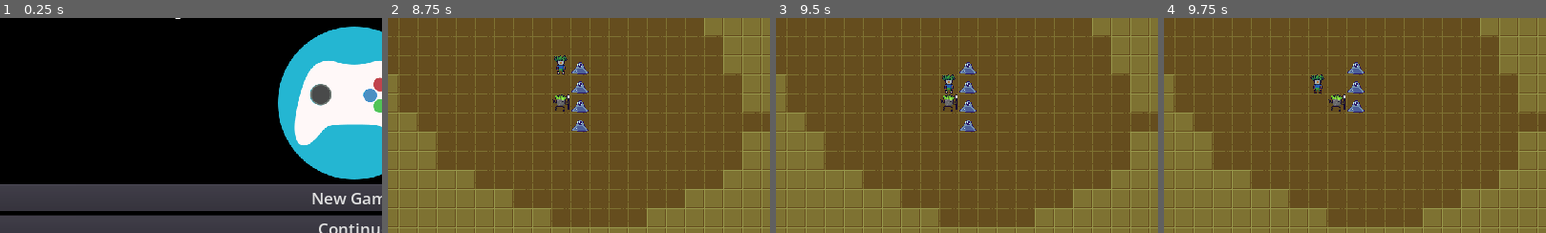
Above: before the commit, frames 1-4 (left to right).
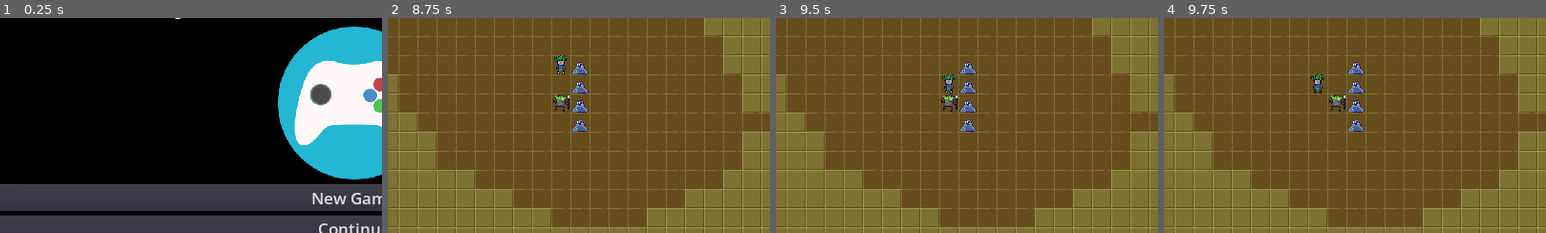
Above: after the commit, the same moments.

Repository: deengames-prototypes/github-game-off-2022
Game: Godot game, scene res://contexts/pregame/scenes/GameLoaderScene.tscn
Two runs of this game, one before a commit and one after it. Both use one fixed random seed, a clock stepped at 60 frames per second and the inputs below.
Inputs:
- Up to frame 1 (0.25 s): no input
- Up to frame 2 (8.75 s): click "New Game" at 0.5 s; tap Enter at 1.25, 2.75, 4.25 s; hold Right (ui_right) 1.28-2.03 s; tap Space at 2, 3.5, 5 s; hold Down (ui_down) 2.03-2.78 s; hold Right (ui_right) 2.78-3.53 s; hold Up (ui_up) 3.53-4.28 s; hold Left (ui_left) 4.28-5.78 s; hold Down (ui_down) 5.78-6.53 s; hold Right (ui_right) 6.53-7.28 s; hold Up (ui_up) 7.28-8.03 s; hold Right (ui_right) from 8.03 s (still down)
- Up to frame 3 (9.5 s): release Right (ui_right) at 8.78 s; hold Down (ui_down) from 8.78 s (still down)
- Up to frame 4 (9.75 s): release Down (ui_down) at 9.53 s; hold Left (ui_left) from 9.53 s (still down)
The pictures show only the part of the screen within x 4-54%, y 27-77%; the shares and areas given below are measured in that part.

Frames 1-3 are identical in both runs. In frame 4, 0.1% of the frame differs, in the area x 48-53%, y 47-53%.

Commit message:
Refactor: extract basic damage system out of minion system

Diff:
--- a/source/contexts/core/scenes/DungeonLevelScene.gd
+++ b/source/contexts/core/scenes/DungeonLevelScene.gd
@@ -1,8 +1,9 @@
 extends Node2D
 
-const PlayerController = preload("res://contexts/core/scripts/systems/PlayerController.gd")
+const BasicAttackSystem = preload("res://contexts/core/scripts/systems/BasicAttackSystem.gd")
 const MinionSystem = preload("res://contexts/core/scripts/systems/MinionSystem.gd")
 const MovementSystem = preload("res://contexts/core/scripts/systems/MovementSystem.gd")
+const PlayerController = preload("res://contexts/core/scripts/systems/PlayerController.gd")
 
 onready var _entities_tile_map = $Entities
 onready var _terrain_tile_map = $Terrain
@@ -10,6 +11,7 @@
 onready var _player_controller = PlayerController.new(_player, _terrain_tile_map, _entities)
 onready var _minion_system = MinionSystem.new(_player, _terrain_tile_map, _entities)
 onready var _movement_system = MovementSystem.new(_terrain_tile_map, _entities)
+var _attack_system = BasicAttackSystem.new()
 
 var _player:Player = Player.new()
 var _entities:Array = [_player]
@@ -26,6 +28,7 @@
 
 	_minion_system.connect("chase_entity", _movement_system, "on_chase_entity")
 	_minion_system.connect("entity_died", self, "on_entity_died")
+	_minion_system.connect("attack_target", _attack_system, "attack_target")
 	add_child(_minion_system);
 
 	_player.tile_position = Vector2(9, 8)
--- /dev/null
+++ b/source/contexts/core/scripts/systems/BasicAttackSystem.gd
@@ -0,0 +1,10 @@
+extends Node
+
+# "Basic," ya3ne, melee and range with no special elementals/effects/etc. applied
+const _MINION_CHASE_RANGE = 2
+
+func attack_target(minion: Minion):
+	minion.target.health -= minion.attack
+	if minion.target.health <= 0:
+		emit_signal("entity_died", minion.target)
+		minion.target = null
--- a/source/contexts/core/scripts/systems/DamageSystem.gd
+++ /dev/null
@@ -1,5 +0,0 @@
-extends Node
-
-
-
-func on_minion_attacks_entity(minion: Minion, entity):
--- a/source/contexts/core/scripts/systems/MinionSystem.gd
+++ b/source/contexts/core/scripts/systems/MinionSystem.gd
@@ -1,12 +1,13 @@
 extends Node
 
 const ENEMY_DISCOVER_DISTANCE = 5
-const ATTACK_DISTANCE = 2
+const _CHASE_RANGE = 2
 const FOLLOWING_DISTANCE = 3
 const RETREAT_DISTANCE = 7
 
+signal attack_target(minion, target)
+signal chase_entity(minion, target)
 signal entity_died(entity)
-signal chase_entity(minion, target)
 signal minion_attacks_entity(minion, entity)
 
 var _player: Player
@@ -43,7 +44,7 @@
 			if minion.tile_position.distance_to(_player.tile_position) >= RETREAT_DISTANCE:
 				minion.state = minion.FOLLOWING
 			else:
-				attack_target(minion)
+				self.try_to_attack_target(minion)
 
 # attacking
 
@@ -57,11 +58,8 @@
 func is_near_player(enemy):
 	return enemy.tile_position.distance_to(_player.tile_position) <= ENEMY_DISCOVER_DISTANCE
 
-func attack_target(minion):
-	if minion.tile_position.distance_to(minion.target.tile_position) > ATTACK_DISTANCE:
+func try_to_attack_target(minion):
+	if minion.tile_position.distance_to(minion.target.tile_position) > _CHASE_RANGE:
 		emit_signal("chase_entity", minion, minion.target)
 	else:
-		minion.target.health -= minion.attack
-		if minion.target.health <= 0:
-			emit_signal("entity_died", minion.target)
-			minion.target = null
+		emit_signal("attack_target", minion)
